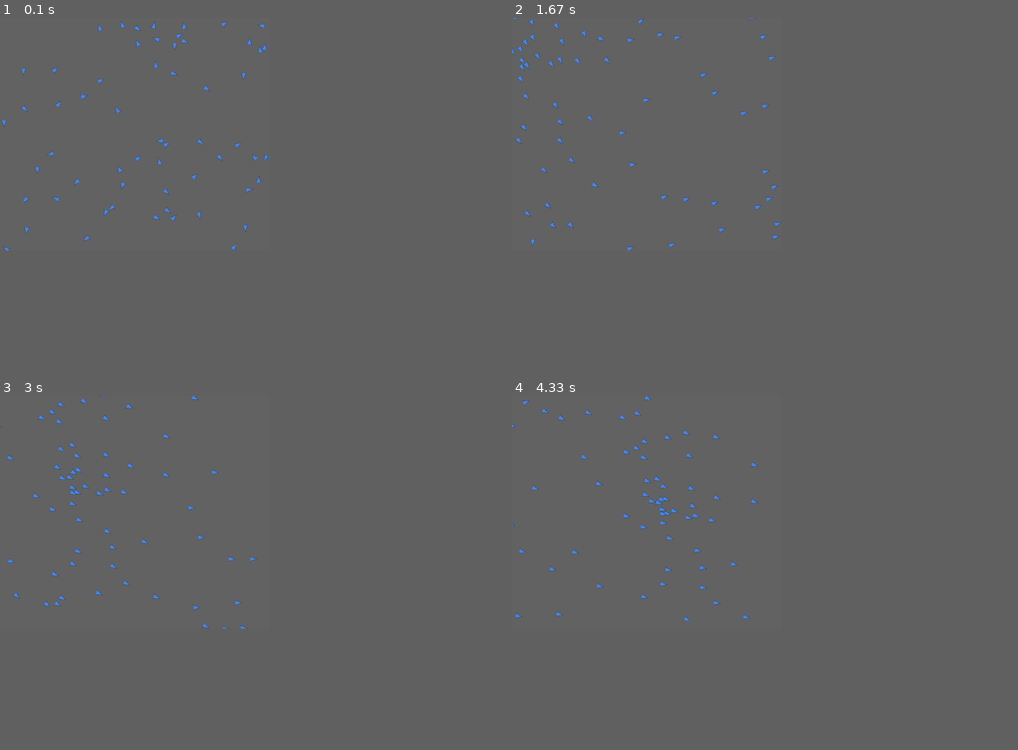
Above: before the commit, frames 1-4 (two rows, left to right).
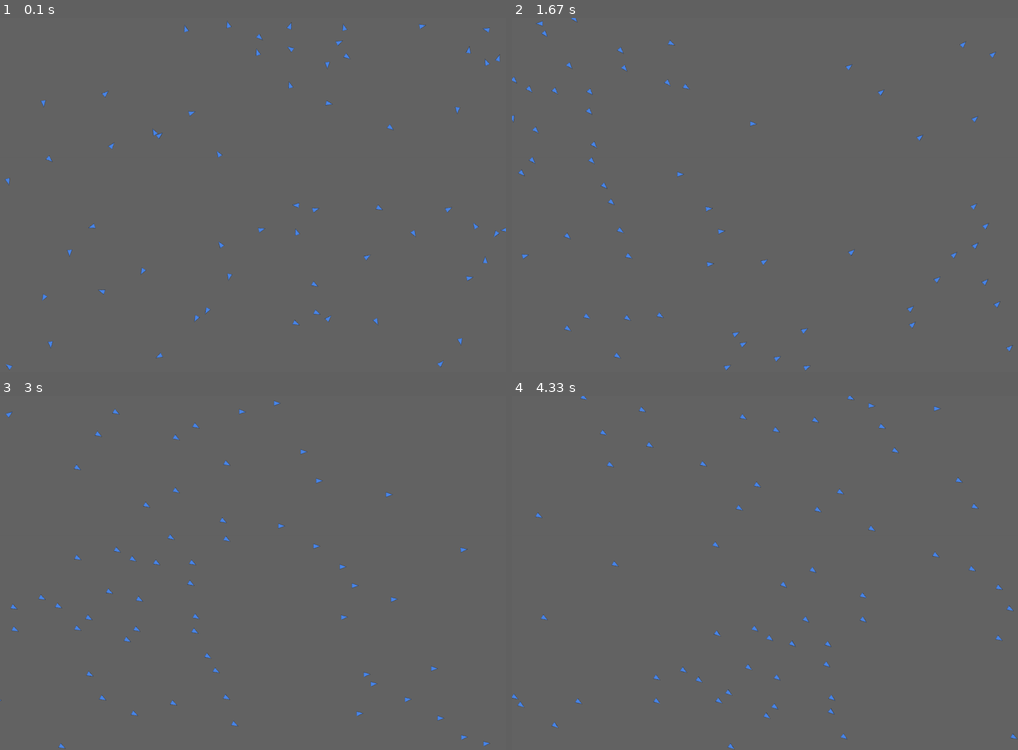
Above: after the commit, the same moments.

Repository: agmui/random_stuff
Game: pygame game, started from birbs/better_birbs/window.py
The game is run twice, just before and just after one commit, with the same random seed, the same clock (stepped at 60 frames per second) and the same inputs.
Inputs (mouse positions are in pixels of both pictures, inside the frame that each line leads up to):
- Up to frame 1 (0.1 s): no input
- Up to frame 2 (1.67 s): hold Right 0.33-0.8 s; move the mouse to (744, 209) at 0.37 s
- Up to frame 3 (3 s): no input
- Up to frame 4 (4.33 s): no input
In our replay, the window is 480x414 before the commit and 900x630 after it. These sizes can differ from the game's own. Grey fills any space a smaller window leaves; there, only what the larger window draws over its background counts as a difference.

The runs differ from the first frame. In frame 1, 1.3% of the frame differs, in the area x 0-100%, y 0-100%; in frame 2, 1.3%; in frame 3, 1.2%; in frame 4, 1.3%.

Commit message:
changed lots of names

Diff:
--- a/Del.py
+++ b/Del.py
@@ -1,42 +1,3 @@
-def L_or_R(self, angle):
-    angle -= self
-    if angle > 180:
-        angle -= 360
-    elif angle < -180:
-        angle += 360
-    return -1 if angle >= 0 else 1
+import random
 
-#print(L_or_R(-176.44657665935395, 172.6680756538965), 1)
-#print(L_or_R(20, -90), "should be 1")
-#print(L_or_R(50, -90), "should be 1")
-
-def test():
-    print(L_or_R(0, 90), -1)  # ans should be +
-    print(L_or_R(45, 90), -1)  # ans should be +
-    print(L_or_R(90, 91), -1)  # ans should be -
-    print(L_or_R(135, 90), 1)  # ans should be -
-    print(L_or_R(180, 90), 1)  # ans should be -
-    print(L_or_R(-135, 90), 1)  # ans should be -
-    print(L_or_R(-90, -180), 1)  # ans should be -
-    print(L_or_R(-45, 90), -1)  # ans should be -
-    print(L_or_R(-1, 90), -1)
-    print(L_or_R(179, 90), 1)
-    print(L_or_R(179, -90), -1)
-    print(L_or_R(-179, 90), 1)
-    print(L_or_R(-179, -90), -1)
-    print(L_or_R(20, 90), -1)
-    print(L_or_R(-20, 90), -1)
-    print(L_or_R(-20, 90), "should be -1")
-    print(L_or_R(-.1, 90), "should be -1")
-    print(L_or_R(-90, -180), "should be 1")
-    print(L_or_R(-90, 180), "should be 1")
-    print(L_or_R(-90, -170), "should be 1")
-    print(L_or_R(-20, 180), "should be 1")
-    print(L_or_R(20, -180), "should be -1")
-    print(L_or_R(20, -90), "should be 1")
-    print(L_or_R(160, 90), "should be 1")
-    print(L_or_R(-160, -90), "should be -1")
-    print(L_or_R(-1, -90), 1)
-    print(L_or_R(180, -179), -1)
-
-#test()
+print(random.choice([1,-1]))
--- a/birbs/better_birbs/birb.py
+++ b/birbs/better_birbs/birb.py
@@ -2,8 +2,11 @@
 import random
 
 birb_list = []
-speed = 3
-sight_radius = 200
+speed = 5.5
+sight_radius = 300
+WINDOW_WIDTH = 1500#800
+WINDOW_HEIGHT = 1050#690
+
 """
      90
 +-180 >  0
@@ -12,6 +15,7 @@
 
 
 class birb:
+    # add velocity
     def __init__(self, pos, angle, id):
         self.pos = pos
         self.angle = angle
@@ -21,9 +25,9 @@
 
     def path_finding(self):
         self.sight()
-        self.avoid_filter()
-        self.same_direction_filter()
-        self.center_dive()
+        self.separation()
+        self.alignment()
+        self.cohesion()
         self.move()
 
     def sight(self):
@@ -35,10 +39,10 @@
                 angle = math.atan2(dy, dx)
                 l = [self.angle + (8 * math.pi / 9), self.angle - (8 * math.pi / 9)]
                 for j in range(2):
-                    if l[j] > math.pi:  # 180:
-                        l[j] -= 2 * math.pi  # 360
-                    elif l[j] < -math.pi:  # -180:
-                        l[j] += 2 * math.pi  # 360
+                    if l[j] > math.pi:
+                        l[j] -= 2 * math.pi
+                    elif l[j] < -math.pi:
+                        l[j] += 2 * math.pi
                 if math.pi / 18 >= self.angle >= -math.pi / 18:
                     test = (l[1] >= angle or angle >= l[0])
                 else:
@@ -46,46 +50,43 @@
                 if not test:
                     self.nearByBirbsList.append([distance, angle, i.getAngle()])
 
-    # could check if self == angle and just have it go 50/50
     def L_or_R(self, angle):  # determans if the angle is to the left or right of birb and returns which side it on
         angle = angle - self.angle
         if angle > math.pi:
             angle -= 2 * math.pi
         elif angle < -math.pi:
             angle += 2 * math.pi
-        return 1 if angle >= 0 else -1
+        return 1 if angle > 0 else (-1 if angle < 0 else random.choice([1, -1]))
 
     # remove the rotate funciton to just change angle, then rotate at the very end
     # make relative angle a factor
-    def avoid_filter(self):
+    def separation(self):
         total = 0
         for i in self.nearByBirbsList:
             distance, angle = i[0], i[1]
             total += 0.055 * math.exp(-0.005 * distance) * -self.L_or_R(angle)
         self.rotate(total)
 
-    def same_direction_filter(self):
+    def alignment(self):
         for i in self.nearByBirbsList:
             angle = i[2]
             self.rotate(math.radians(self.L_or_R(angle)))
 
-    # should only dive for the closest birb
-    def center_dive(self):
+    def cohesion(self):
         for i in self.nearByBirbsList:
-            angle = i[1]
-            self.rotate(0.5 * math.radians(self.L_or_R(angle)))
+            self.rotate(0.2 * math.radians(self.L_or_R(i[1])))
 
     def move(self):
         self.pos[0] += speed * math.cos(self.angle)
         self.pos[1] -= speed * math.sin(self.angle)
-        if self.getPos()[0] > 800:
+        if self.getPos()[0] > WINDOW_WIDTH:
             self.pos[0] = 0
         elif self.getPos()[0] < 0:
-            self.pos[0] = 800
-        if self.getPos()[1] > 690:
+            self.pos[0] = WINDOW_WIDTH
+        if self.getPos()[1] > WINDOW_HEIGHT:
             self.pos[1] = 0
         elif self.getPos()[1] < 0:
-            self.pos[1] = 690
+            self.pos[1] = WINDOW_HEIGHT
 
     def rotate(self, deg):
         if deg + self.angle > math.pi:
@@ -106,7 +107,7 @@
     global num_of_birbs
     num_of_birbs = 60
     for i in range(num_of_birbs):
-        birb_list.append(birb([random.randint(0, 800), random.randint(0, 690)], random.randint(-180, 180), 1))
+        birb_list.append(birb([random.randint(0, WINDOW_WIDTH), random.randint(0, WINDOW_HEIGHT)], random.randint(-180, 180), 1))
 
 
 def ts():
--- a/birbs/better_birbs/window.py
+++ b/birbs/better_birbs/window.py
@@ -5,8 +5,8 @@
 import pygame
 from birbs.better_birbs import birb
 
-WINDOW_WIDTH = 800
-WINDOW_HEIGHT = 690  # has decencies in birb class
+WINDOW_WIDTH = birb.WINDOW_WIDTH
+WINDOW_HEIGHT = birb.WINDOW_HEIGHT
 viswals = False
 
 birb_pic = os.path.join("assets", "birb.png")
